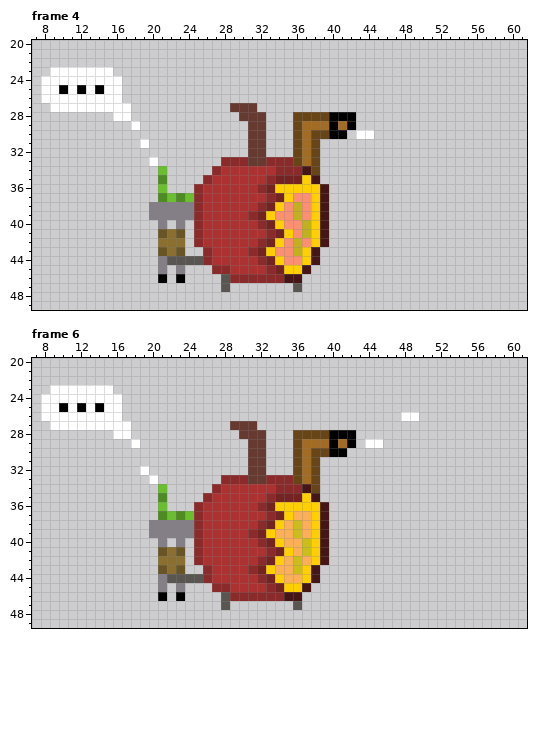
Two versions of one pixel-art file, Assets/Enemies/Worm spotter/Worm Spotter.aseprite. Above is the file before it was changed.
64x64 pixels, 11 frames. Shown: frame 4: x 7..61, y 20..49; frame 6: x 7..61, y 20..49. The commit also changed other frames, which this record leaves out.
The same view after the edit:
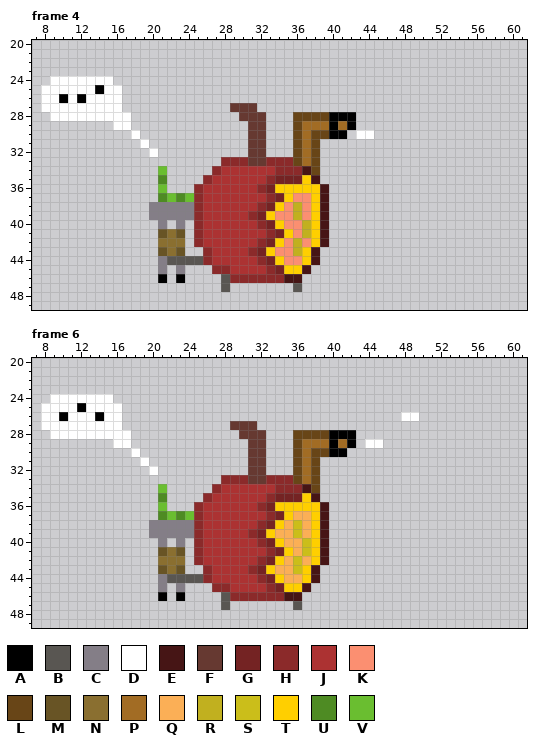
Palette (. is transparent): A #000000  B #595652  C #847e87  D #ffffff  E #461515  F #663931  G #742323  H #8b2a2a  J #ac3232  K #fb8f71  L #684517  M #685425  N #8a6f30  P #a26c24  Q #fbaf56  R #c1b01f  S #cbbe1a  T #ffcf00  U #4e8b23  V #6abe30
Changes in this commit:
Frame 4:
Colour A replaces colour D in row 26 at x 10 and 12.
Colour D is added in row 27 at x 8; in row 28 at x 9 to 15; in row 29 at x 16 to 17; in row 30 at x 18; in row 32 at x 20.
Colour D replaces colour A in row 25 at x 10 and 12.
Colour D is gone in row 23 at x 9 to 15; in row 24 at x 8 and 16; in row 27 at x 17; in row 29 at x 18; in row 33 at x 20.
Frame 6:
Colour A replaces colour D in row 26 at x 10 and 14.
Colour D is added in row 27 at x 8; in row 28 at x 9 to 15; in row 29 at x 16 to 17; in row 30 at x 18; in row 31 at x 19; in row 32 at x 20.
Colour D replaces colour A in row 25 at x 10 and 14.
Colour D is gone in row 23 at x 9 to 15; in row 24 at x 8 and 16; in row 27 at x 17; in row 29 at x 18; in row 32 at x 19; in row 33 at x 20.
Where, in picture pixels (left, top, right, bottom), the same in both pictures:
changed: (41, 67, 158, 166)
changed: (41, 385, 158, 484)
